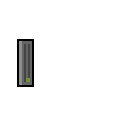
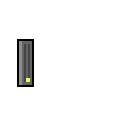
Before/after of a w=128, h=128 layered artwork. What changed in the layer stack:
added layer "Symbol_Mustard" above "Symbol_Tear" over (x1=26, y1=78, x2=30, y2=82)
hid "Symbol_Tear" over (x1=26, y1=78, x2=30, y2=82)
